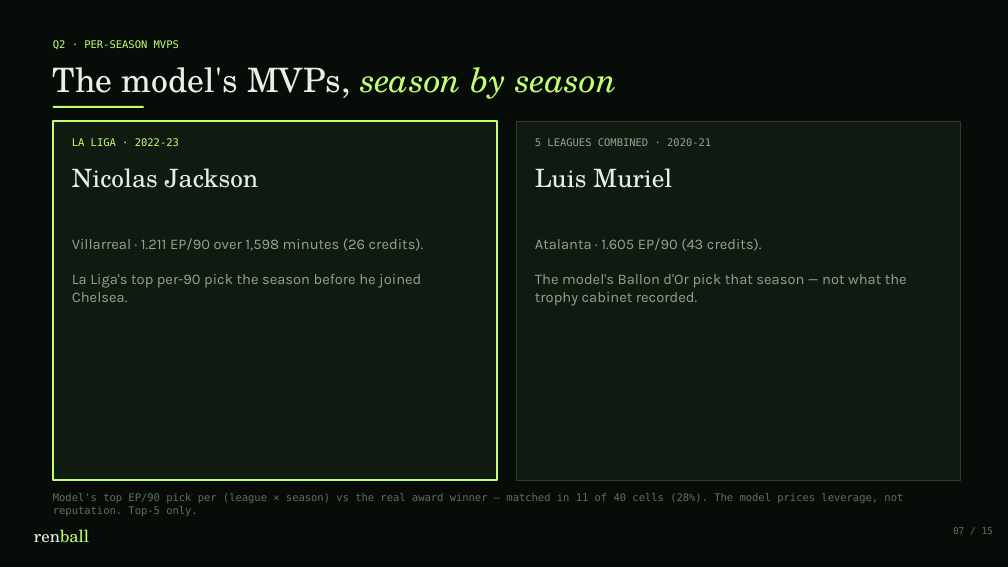
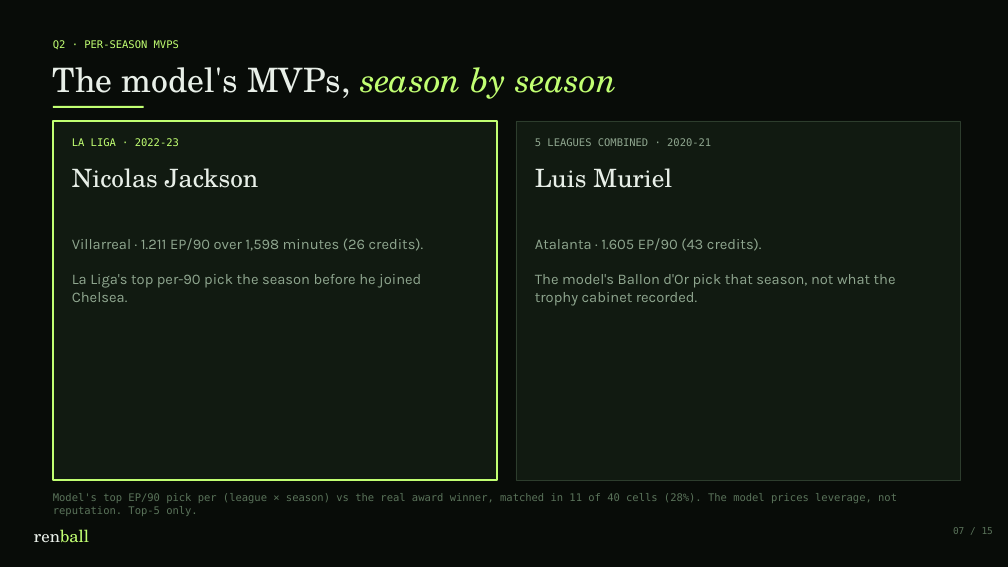
Before and after one commit to koeymenc/renball, a slide deck: slide 7 of projects/03-true-contributors/slides.pptx. Drawn at 1008x567 pixels with LibreOffice and Linux fonts; fonts in the diff are those of the drawing. Boxes give left, top, right and bottom in pixels: in the first picture for what was removed or moved away, otherwise in the second. Text is boxed around its words. In the diff, an @@ line names an element or a change of style, - is before the commit and + after.

```diff
--- a/projects/03-true-contributors/slides.pptx
+++ b/projects/03-true-contributors/slides.pptx
@@ text at <box>535,238,896,306</box>: text changed @@
-Atalanta · 1.605 EP/90 (43 credits).
-The model's Ballon d'Or pick that season — not what the trophy cabinet recorded.
+Atalanta · 1.605 EP/90 (43 credits).
+The model's Ballon d'Or pick that season, not what the trophy cabinet recorded.
@@ text at <box>53,493,897,516</box>: text changed @@
-Model's top EP/90 pick per (league × season) vs the real award winner — matched in 11 of 40 cells (28%). The model prices leverage, not reputation. Top-5 only.
+Model's top EP/90 pick per (league × season) vs the real award winner, matched in 11 of 40 cells (28%). The model prices leverage, not reputation. Top-5 only.
```
Also in this commit, not shown: 11 other slides changed, 17 other files.
